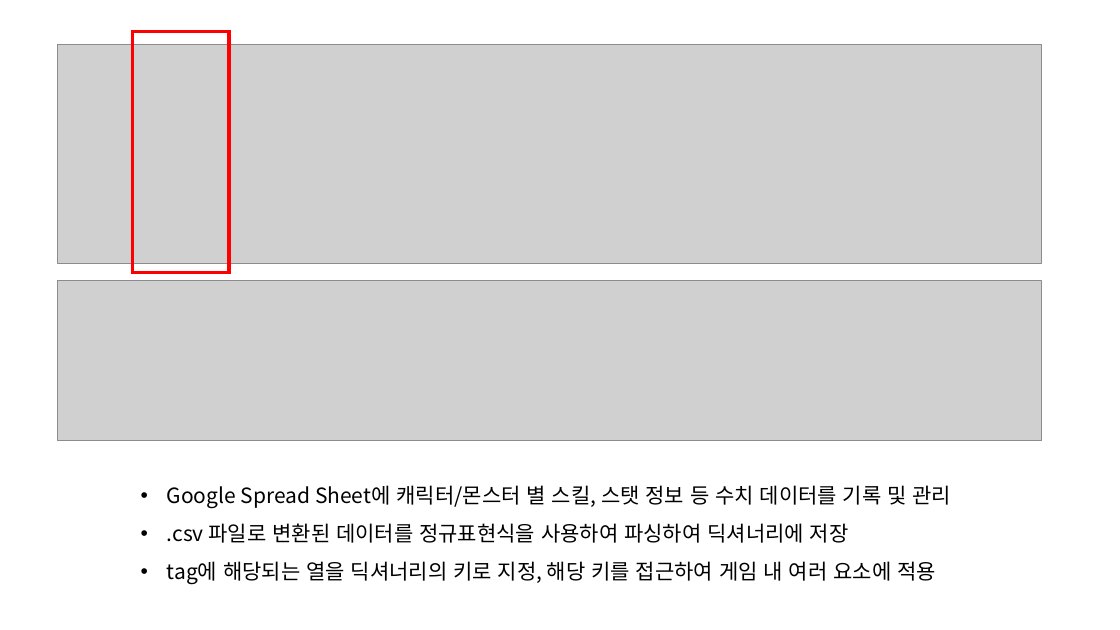
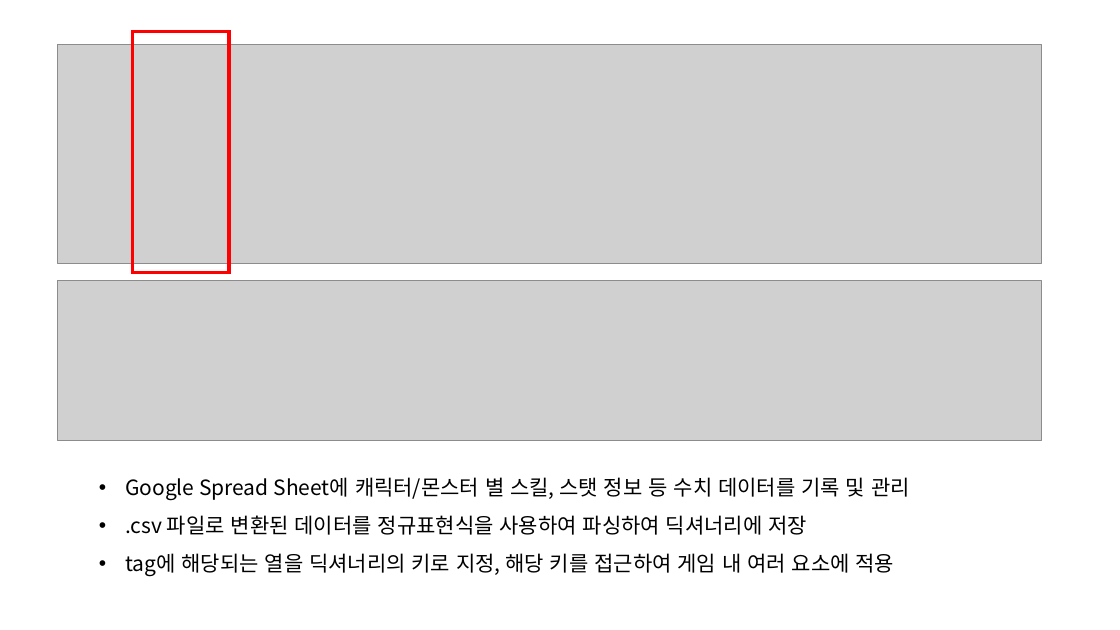
Before and after one commit to catnip144/InhaGame-2024, a slide deck: slide 3 of GetAJob/포폴편집/포폴영상_띄울텍스트와이미지.pptx. Drawn at 1120x630 pixels with LibreOffice and Linux fonts; fonts in the diff are those of the drawing; grey boxes stand for pictures. Boxes give left, top, right and bottom in pixels: in the first picture for what was removed or moved away, otherwise in the second. Text is boxed around its words. In the diff, an @@ line names an element or a change of style, - is before the commit and + after.

```diff
--- a/GetAJob/포폴편집/포폴영상_띄울텍스트와이미지.pptx
+++ b/GetAJob/포폴편집/포폴영상_띄울텍스트와이미지.pptx
@@ text "Google Spread Sheet에 캐릭터/몬스터 별 ..." moved from (x1=167, y1=485, x2=952, y2=584) to (x1=125, y1=477, x2=910, y2=576) @@
```
Also in this commit, not shown: 1 slide added.
